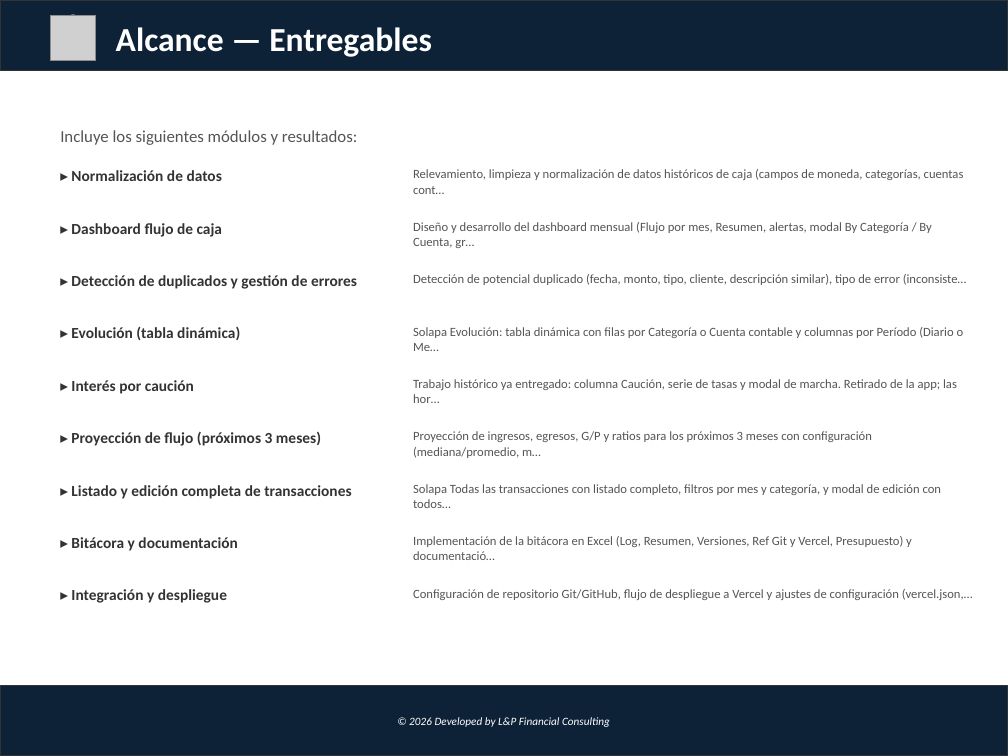
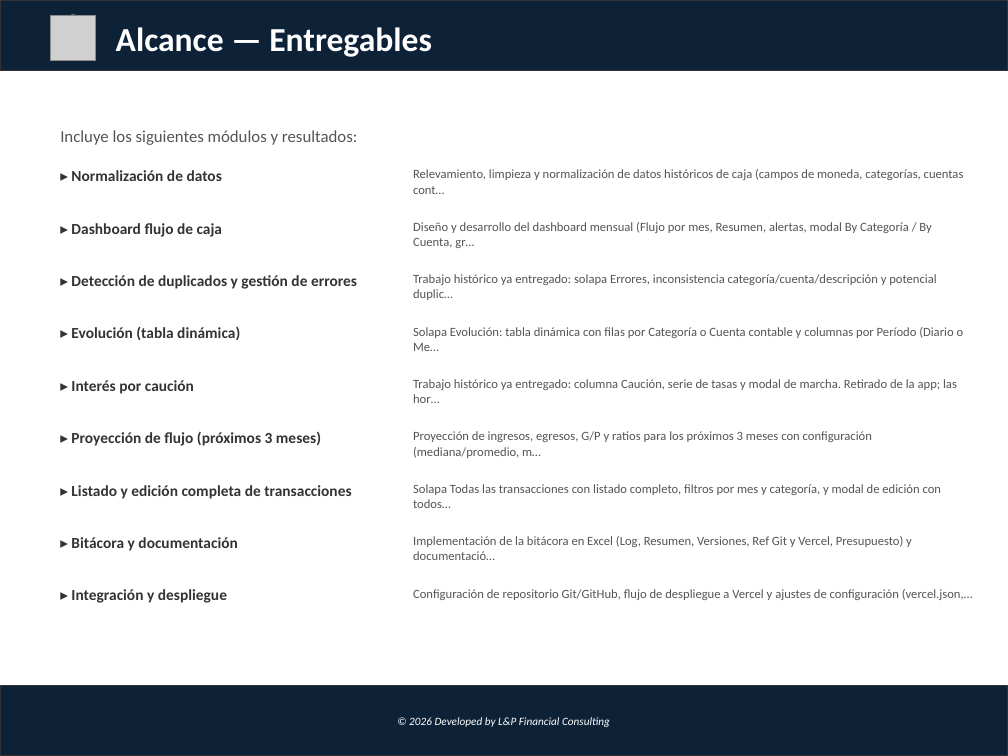
Before and after one commit to lucasbustosmartin-coder/fornitalia, a slide deck: slide 3 of Propuesta_Dashboard_Flujo_Caja.pptx. Drawn at 1008x756 pixels with LibreOffice and Linux fonts; fonts in the diff are those of the drawing; grey boxes stand for pictures. Boxes give left, top, right and bottom in pixels: in the first picture for what was removed or moved away, otherwise in the second. Text is boxed around its words. In the diff, an @@ line names an element or a change of style, - is before the commit and + after.

```diff
--- a/Propuesta_Dashboard_Flujo_Caja.pptx
+++ b/Propuesta_Dashboard_Flujo_Caja.pptx
@@ text at <box>413,274,936,300</box>: text changed @@
-Detección de potencial duplicado (fecha, monto, tipo, cliente, descripción similar), tipo de error (inconsiste…
+Trabajo histórico ya entregado: solapa Errores, inconsistencia categoría/cuenta/descripción y potencial duplic…
```
Also in this commit, not shown: 4 other files.
